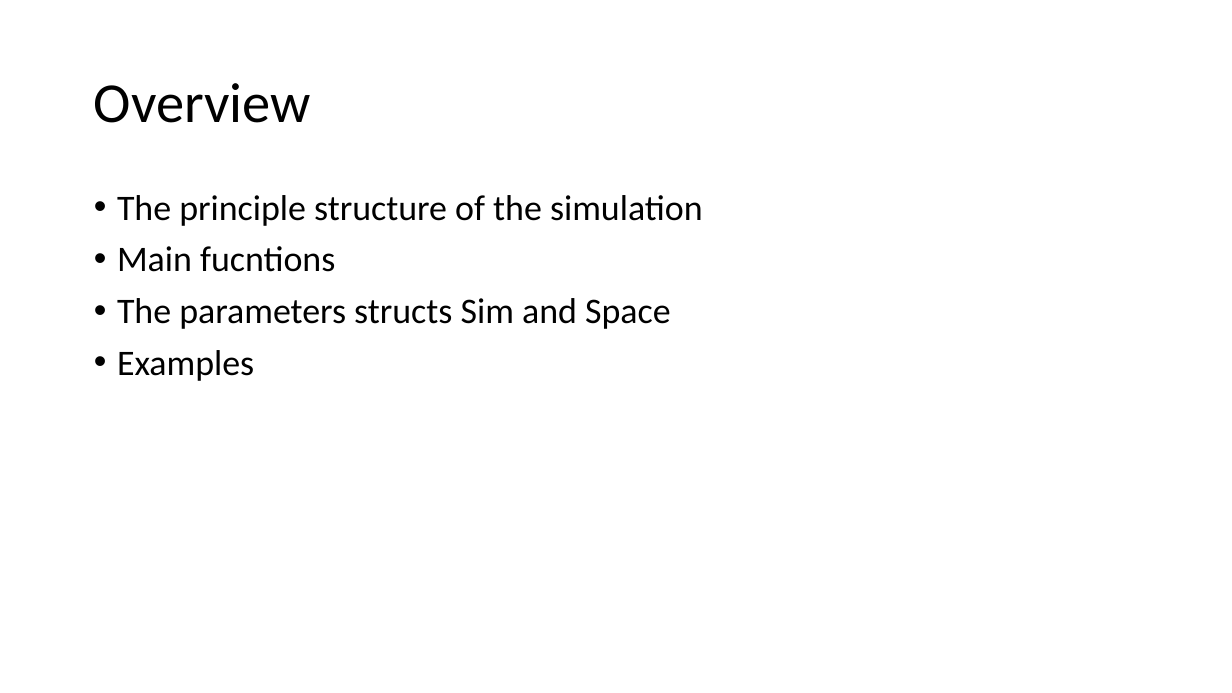
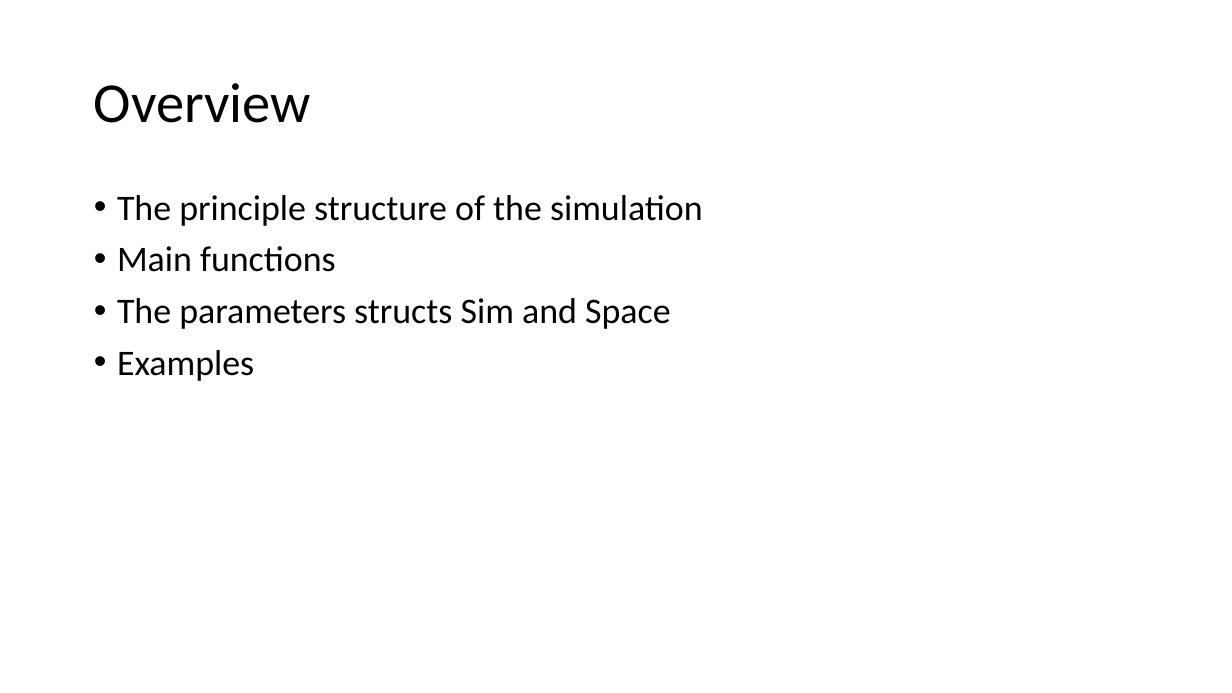
Before and after one commit to cest-sources/BM_sim_fit, a slide deck: slide 2 of BM_tutorial.pptx. Drawn at 1232x693 pixels with LibreOffice and Linux fonts; fonts in the diff are those of the drawing. Boxes give left, top, right and bottom in pixels: in the first picture for what was removed or moved away, otherwise in the second. Text is boxed around its words. In the diff, an @@ line names an element or a change of style, - is before the commit and + after.

Commit message:
GLINT_workshop_version first try

```diff
--- a/BM_tutorial.pptx
+++ b/BM_tutorial.pptx
@@ text at (117,246,336,272): text changed @@
-• Main fucntions
+• Main functions
```
